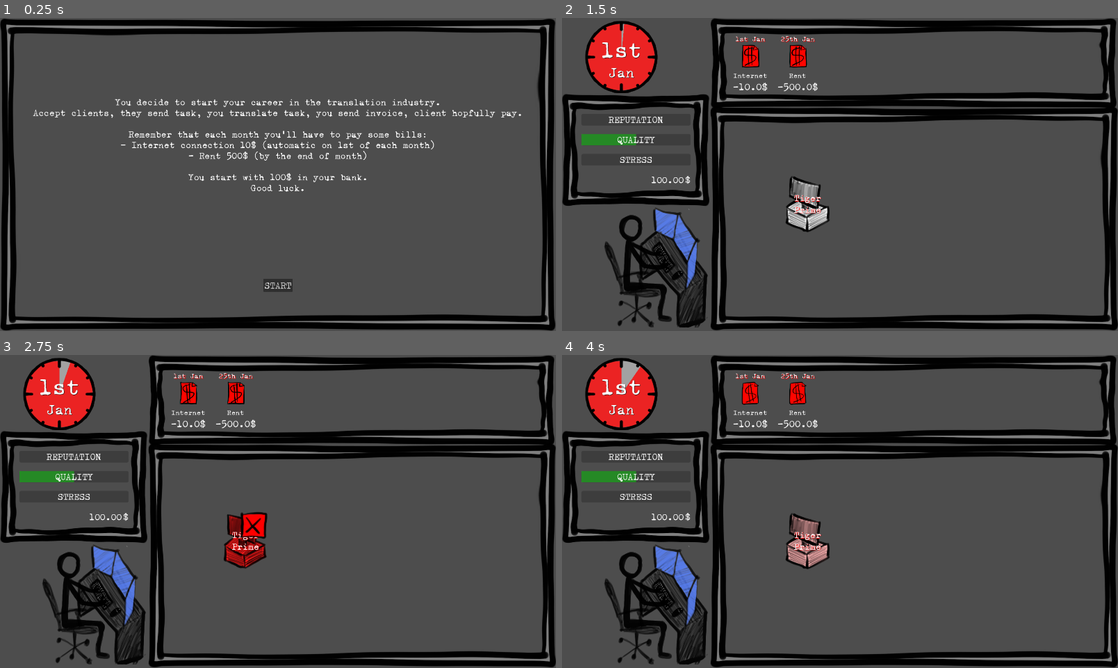
Above: before the commit, frames 1-4 (two rows, left to right).
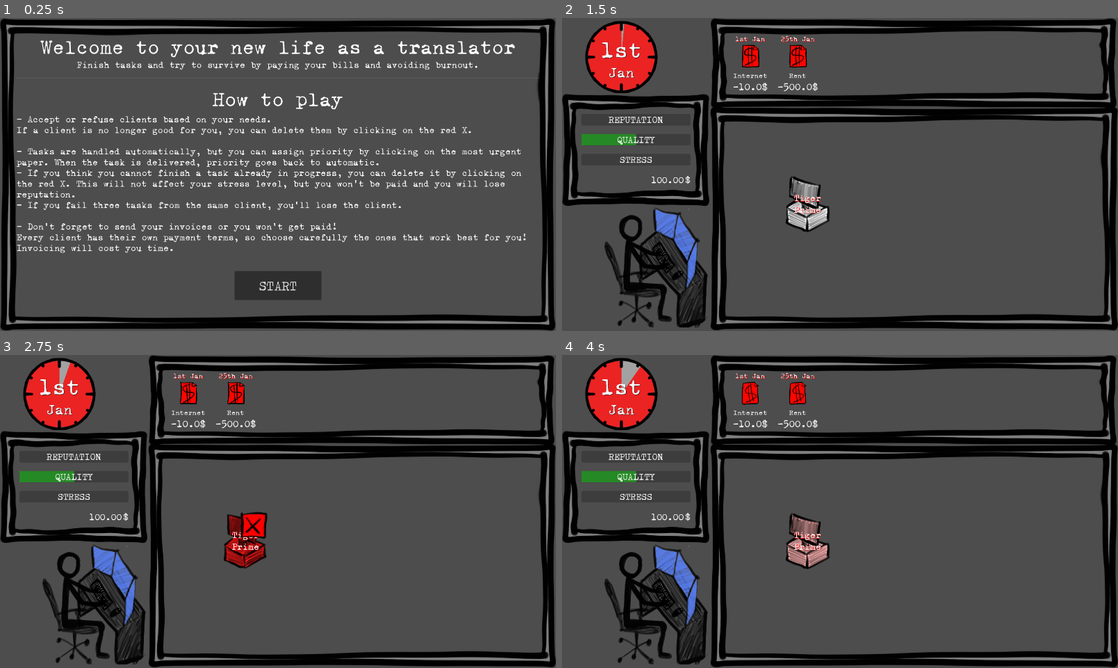
Above: after the commit, the same moments.

Repository: ildede/game-off-2025
Game: Godot game, scene res://scenes/ui/start_screen/start.tscn
The game is run twice, just before and just after one commit, with the same random seed, the same clock (stepped at 60 frames per second) and the same inputs.
Inputs (mouse positions are in pixels of both pictures, inside the frame that each line leads up to):
- Up to frame 1 (0.25 s): no input
- Up to frame 2 (1.5 s): click "START" at 0.5 s; click "Accept" at 1.25 s
- Up to frame 3 (2.75 s): move the mouse to (244, 539) at 2.02 s; click (244, 539) at 2.17 s
- Up to frame 4 (4 s): move the mouse to (728, 527) at 2.77 s; click (728, 527) at 2.92 s; move the mouse to (895, 442) at 3.52 s; click (895, 442) at 3.67 s

The runs differ from the first frame. In frame 1, 9.8% of the frame differs, in the area x 3-97%, y 7-90%; in frame 2, less than 0.1%; in frame 3, less than 0.1%; in frame 4, less than 0.1%.

Commit message:
feat: add descriptive tutorial before starting the game

Diff:
--- a/scenes/ui/start_screen/start.tscn
+++ b/scenes/ui/start_screen/start.tscn
@@ -17,21 +17,46 @@
 [node name="GridContainer" type="GridContainer" parent="Panel"]
 layout_mode = 2
 
+[node name="Title" type="Label" parent="Panel/GridContainer"]
+layout_mode = 2
+theme_override_font_sizes/font_size = 70
+text = "Welcome to your new life as a translator"
+horizontal_alignment = 1
+
 [node name="Label" type="RichTextLabel" parent="Panel/GridContainer"]
 clip_contents = false
 layout_mode = 2
 size_flags_horizontal = 3
+size_flags_vertical = 4
+text = "Finish tasks and try to survive by paying your bills and avoiding burnout."
+fit_content = true
+horizontal_alignment = 1
+vertical_alignment = 1
+
+[node name="HSeparator" type="HSeparator" parent="Panel/GridContainer"]
+custom_minimum_size = Vector2(0, 50)
+layout_mode = 2
+
+[node name="HowTo" type="Label" parent="Panel/GridContainer"]
+layout_mode = 2
+theme_override_font_sizes/font_size = 70
+text = "How to play"
+horizontal_alignment = 1
+
+[node name="Label2" type="RichTextLabel" parent="Panel/GridContainer"]
+clip_contents = false
+layout_mode = 2
+size_flags_horizontal = 3
 size_flags_vertical = 3
-text = "You decide to start your career in the translation industry.
-Accept clients, they send task, you translate task, you send invoice, client hopfully pay.
+text = "- Accept or refuse clients based on your needs.
+If a client is no longer good for you, you can delete them by clicking on the red X.
 
-Remember that each month you'll have to pay some bills:
-- Internet connection 10$ (automatic on 1st of each month)
-- Rent 500$ (by the end of month)
+- Tasks are handled automatically, but you can assign priority by clicking on the most urgent paper. When the task is delivered, priority goes back to automatic.
+- If you think you cannot finish a task already in progress, you can delete it by clicking on the red X. This will not affect your stress level, but you won’t be paid and you will lose reputation.
+- If you fail three tasks from the same client, you’ll lose the client.
 
-You start with 100$ in your bank.
-Good luck."
-horizontal_alignment = 1
+- Don’t forget to send your invoices or you won’t get paid!
+Every client has their own payment terms, so choose carefully the ones that work best for you! Invoicing will cost you time."
 vertical_alignment = 1
 
 [node name="GridContainer" type="GridContainer" parent="Panel/GridContainer"]
@@ -39,9 +64,11 @@
 layout_mode = 2
 
 [node name="StartButton" type="Button" parent="Panel/GridContainer/GridContainer"]
+custom_minimum_size = Vector2(300, 100)
 layout_mode = 2
 size_flags_horizontal = 6
 size_flags_vertical = 6
+theme_override_font_sizes/font_size = 45
 text = "START"
 
 [connection signal="pressed" from="Panel/GridContainer/GridContainer/StartButton" to="." method="_on_start_button_pressed"]
